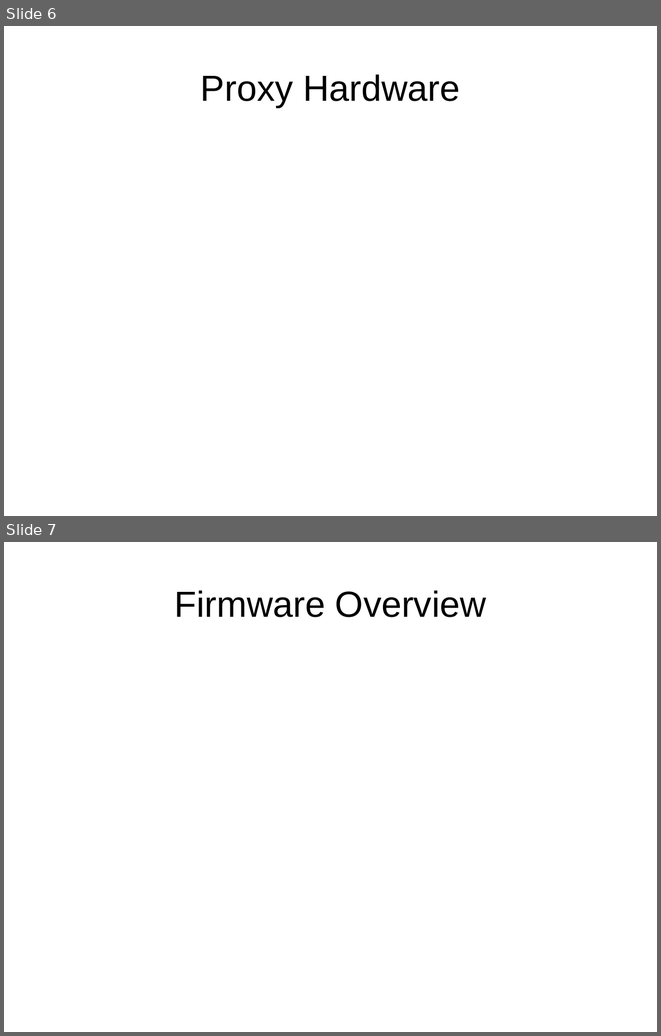
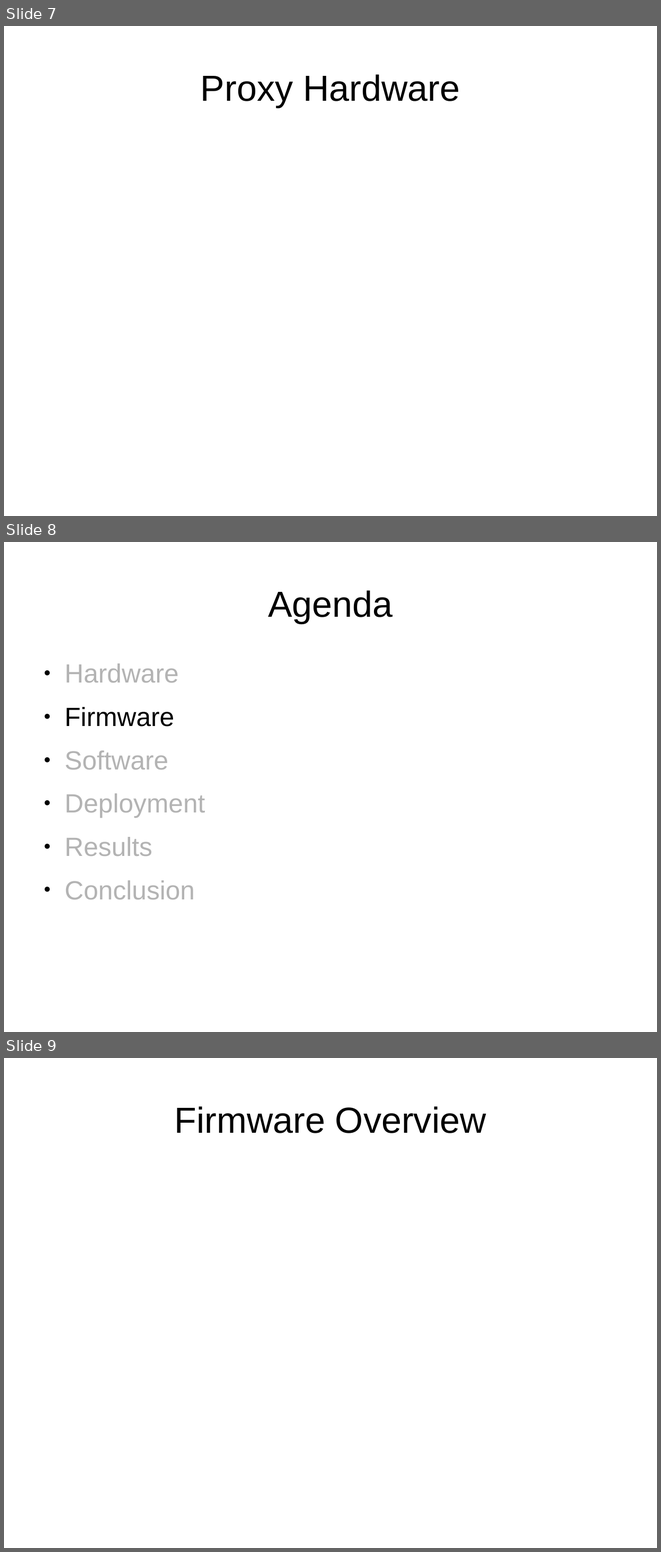
Before and after one commit to jolleekin/tiu-tracking, a slide deck: Docs/presentation_outline_v0.1.odp. Shown one above the other, each under a label of ours: slides 6 and 7 before the commit, slides 7, 8 and 9 after it. The pictures are 661x1036 and 661x1552 pixels, drawn with LibreOffice and Linux fonts; fonts in the diff are those of the drawing. Boxes give left, top, right and bottom in pixels: in the first picture for what was removed or moved away, otherwise in the second. Text is boxed around its words. In the diff, an @@ line names an element or a change of style, - is before the commit and + after.

Commit message:
Presentation - added agenda, and topic boundaries

```diff
--- a/Docs/presentation_outline_v0.1.odp
+++ b/Docs/presentation_outline_v0.1.odp
@@ slide 8 added at <box>4,542,657,1032</box>, background #FFFFFF @@
@@ title added at <box>268,590,392,623</box>, 44 pt, text #000000 @@
+Agenda
@@ text added at <box>64,663,205,899</box>, 32 pt, text #B3B3B3 @@
+● Hardware
+● Firmware
+● Software
+● Deployment
+● Results
+● Conclusion
@@ what was slide 6 is now slide 7 @@
@@ what was slide 7 is now slide 9 @@
```
Also in this commit, not shown: 5 other slides added.
